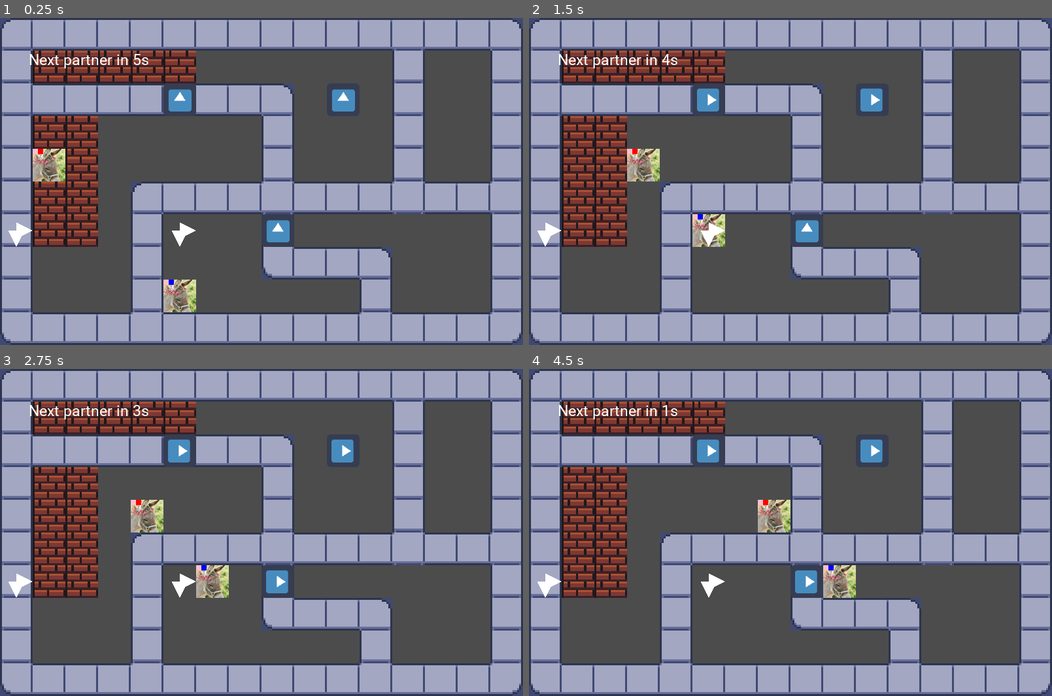
Above: before the commit, frames 1-4 (two rows, left to right).
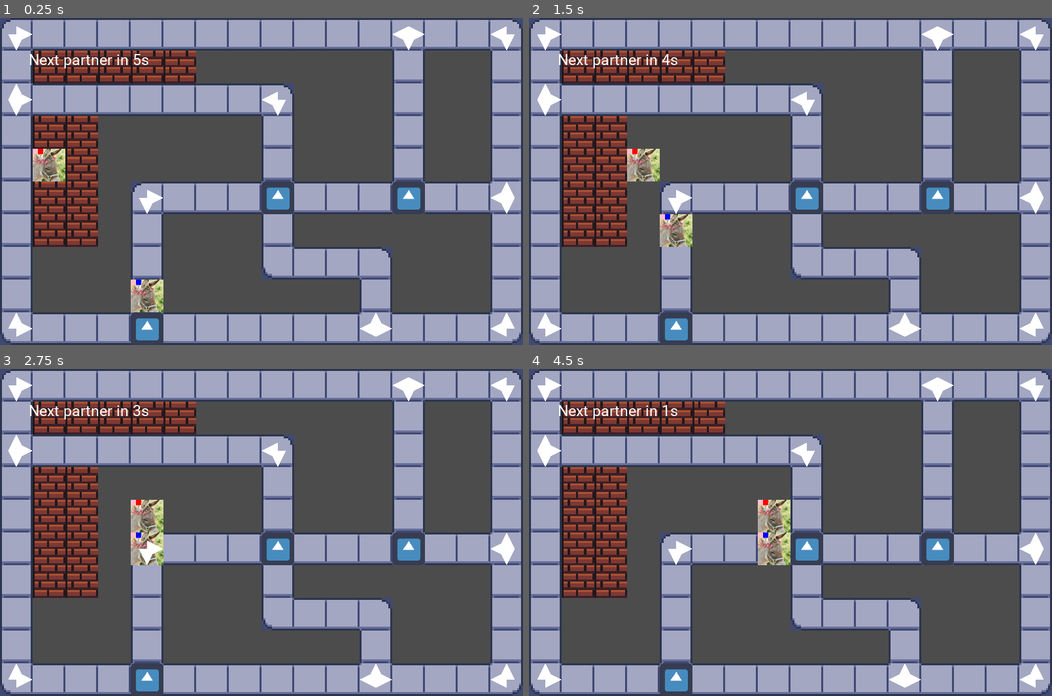
Above: after the commit, the same moments.

Repository: allemansratten/sos
Game: Godot game, scene res://scenes/Game.tscn
The game is run twice, just before and just after one commit, with the same random seed, the same clock (stepped at 60 frames per second) and the same inputs. The engine's default icon, where the game draws it, is replaced by a stand-in: a white triangle on a blue panel in a dark square.
Inputs (mouse positions are in pixels of both pictures, inside the frame that each line leads up to):
- Up to frame 1 (0.25 s): no input
- Up to frame 2 (1.5 s): tap Enter at 0.5 s; move the mouse to (706, 99) at 0.52 s; click (706, 99) at 0.67 s; tap Space at 1.25 s; move the mouse to (874, 99) at 1.27 s; click (874, 99) at 1.42 s
- Up to frame 3 (2.75 s): tap Enter at 2 s; move the mouse to (277, 581) at 2.02 s; click (277, 581) at 2.17 s
- Up to frame 4 (4.5 s): tap Space at 2.75, 4.25 s; move the mouse to (764, 597) at 2.77 s; click (764, 597) at 2.92 s; tap Enter at 3.5 s; move the mouse to (947, 581) at 3.52 s; click (947, 581) at 3.67 s; move the mouse to (633, 483) at 4.27 s; click (633, 483) at 4.42 s

The runs differ from the first frame. In frame 1, 6.2% of the frame differs, in the area x 1-99%, y 2-100%; in frame 2, 6.1%; in frame 3, 6.1%; in frame 4, 6.2%.

Commit message:
Make reasonable FixedCrossroads

Diff:
--- a/scenes/FixedCrossroads.gd
+++ b/scenes/FixedCrossroads.gd
@@ -1,3 +1,4 @@
+tool # spusti kod i v editoru
 extends Area2D
 
 export(PackedScene) var arrow_scene
@@ -29,6 +30,7 @@
 
 # Called every frame. 'delta' is the elapsed time since the previous frame.
 #func _process(delta):
+#	pozor: pousti se i v editoru kvuli `tool`
 #	pass
 
 func get_output_direction(in_direction):
--- a/scenes/Game.tscn
+++ b/scenes/Game.tscn
@@ -37,18 +37,50 @@
 [node name="AllCrossroads" type="Node" parent="."]
 
 [node name="Crossroads" parent="AllCrossroads" instance=ExtResource( 1 )]
-position = Vector2( 320, 128 )
+position = Vector2( 256, 576 )
 
 [node name="Crossroads2" parent="AllCrossroads" instance=ExtResource( 1 )]
-position = Vector2( 640, 128 )
+position = Vector2( 768, 320 )
 
 [node name="Crossroads3" parent="AllCrossroads" instance=ExtResource( 1 )]
-position = Vector2( 512, 384 )
+position = Vector2( 512, 320 )
 
 [node name="FixedCrossroads" parent="AllCrossroads" instance=ExtResource( 7 )]
-position = Vector2( 320, 384 )
+position = Vector2( 256, 320 )
 directions_mask = [ false, true, true, false ]
 
 [node name="FixedCrossroads2" parent="AllCrossroads" instance=ExtResource( 7 )]
-position = Vector2( 0, 384 )
+position = Vector2( 0, 128 )
+directions_mask = [ true, true, true, false ]
+
+[node name="FixedCrossroads3" parent="AllCrossroads" instance=ExtResource( 7 )]
+position = Vector2( 0, 0 )
 directions_mask = [ false, true, true, false ]
+
+[node name="FixedCrossroads4" parent="AllCrossroads" instance=ExtResource( 7 )]
+position = Vector2( 0, 576 )
+directions_mask = [ true, true, false, false ]
+
+[node name="FixedCrossroads5" parent="AllCrossroads" instance=ExtResource( 7 )]
+position = Vector2( 512, 128 )
+directions_mask = [ false, false, true, true ]
+
+[node name="FixedCrossroads6" parent="AllCrossroads" instance=ExtResource( 7 )]
+position = Vector2( 768, 0 )
+directions_mask = [ false, true, true, true ]
+
+[node name="FixedCrossroads7" parent="AllCrossroads" instance=ExtResource( 7 )]
+position = Vector2( 960, 0 )
+directions_mask = [ false, false, true, true ]
+
+[node name="FixedCrossroads8" parent="AllCrossroads" instance=ExtResource( 7 )]
+position = Vector2( 960, 320 )
+directions_mask = [ true, false, true, true ]
+
+[node name="FixedCrossroads9" parent="AllCrossroads" instance=ExtResource( 7 )]
+position = Vector2( 960, 576 )
+directions_mask = [ true, false, false, true ]
+
+[node name="FixedCrossroads10" parent="AllCrossroads" instance=ExtResource( 7 )]
+position = Vector2( 704, 576 )
+directions_mask = [ true, true, false, true ]
--- a/scripts/partner_driver.gd
+++ b/scripts/partner_driver.gd
@@ -23,7 +23,7 @@
 		partner.position.y = 64*4
 	elif partner_i == 2:
 		partner.dir_y = -1
-		partner.position.x = 64*5
+		partner.position.x = 64*4
 		partner.position.y = 64*8
 	else:
 		partner.position.y = 64*(1+randi()%4)
